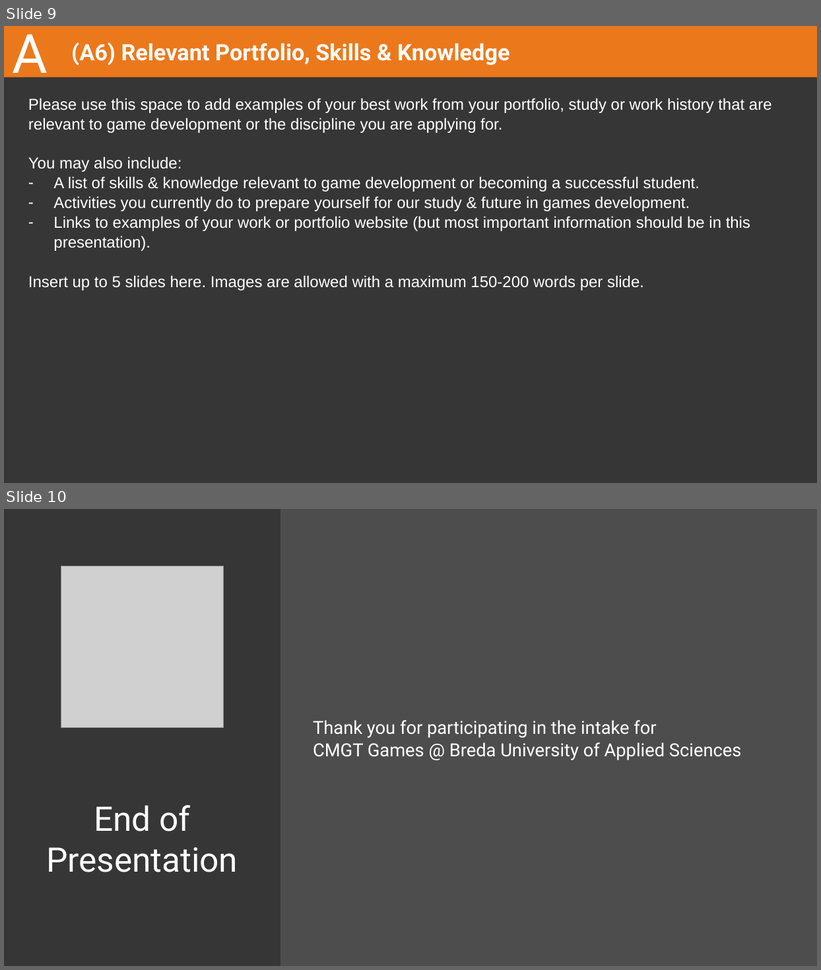
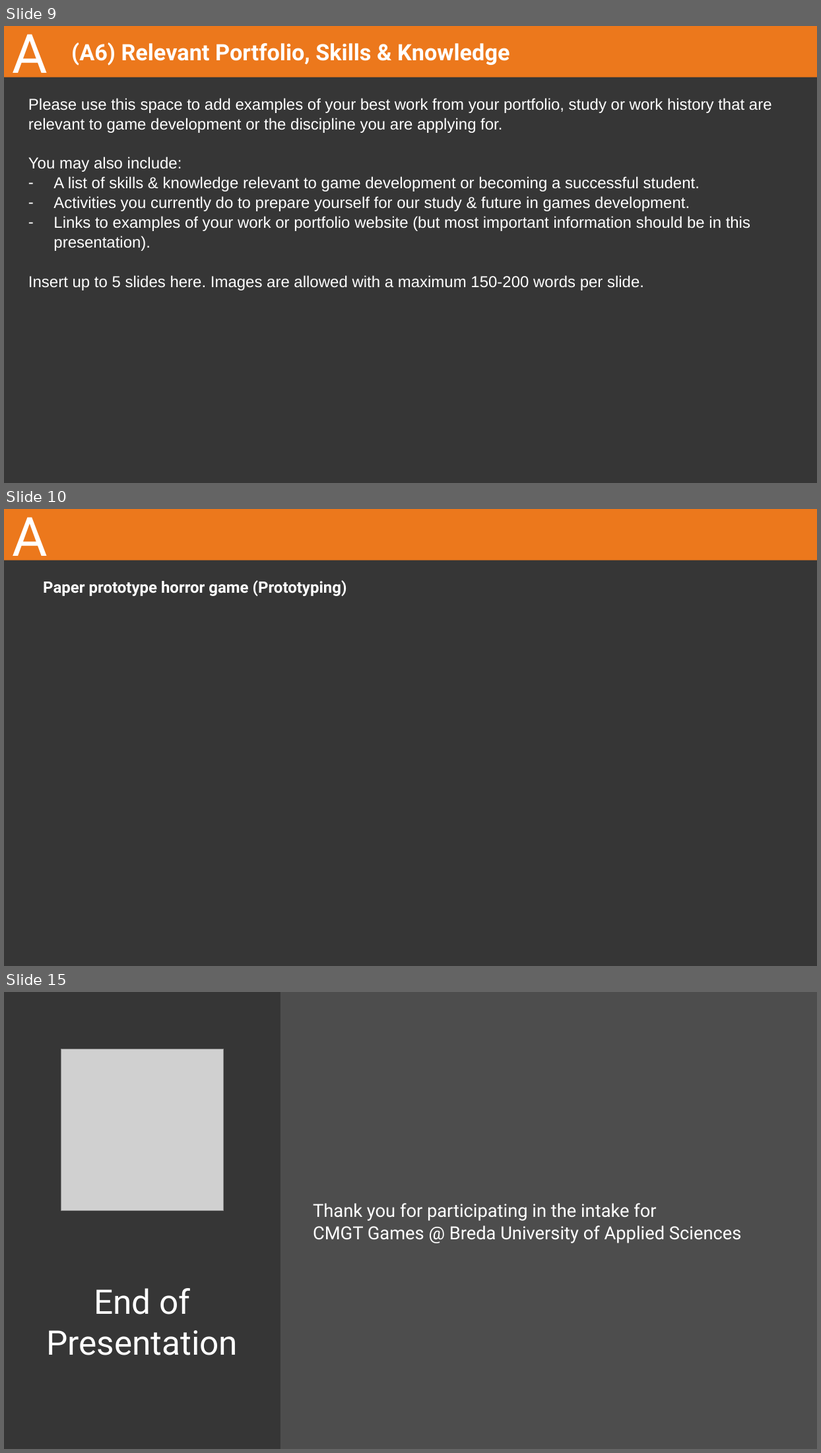
Before and after one commit to EyeOfFantasy/Buas-intake, a slide deck: 2023-24 CMGT Intake - Design and Production.pptx. Shown one above the other, each under a label of ours: slides 9 and 10 before the commit, slides 9, 10 and 15 after it; the slides between them are not shown. The pictures are 821x970 and 821x1453 pixels, drawn with LibreOffice and Linux fonts; fonts in the diff are those of the drawing; grey boxes stand for pictures. Boxes give left, top, right and bottom in pixels: in the first picture for what was removed or moved away, otherwise in the second. Text is boxed around its words. In the diff, an @@ line names an element or a change of style, - is before the commit and + after.

```diff
--- a/2023-24 CMGT Intake - Design and Production.pptx
+++ b/2023-24 CMGT Intake - Design and Production.pptx
@@ slide 10 added at (x1=4, y1=509, x2=817, y2=966), background #363636; not listed: 1 template element that a slide beside it also shows @@
@@ title added at (x1=12, y1=517, x2=48, y2=568), 48 pt, text #FFFFFF @@
+A
@@ subtitle added at (x1=43, y1=580, x2=347, y2=596), 14 pt, text #FFFFFF, bold @@
+Paper prototype horror game (Prototyping)
@@ what was slide 10 is now slide 15 @@
```
Also in this commit, not shown: 4 slides changed, 4 other slides added.
